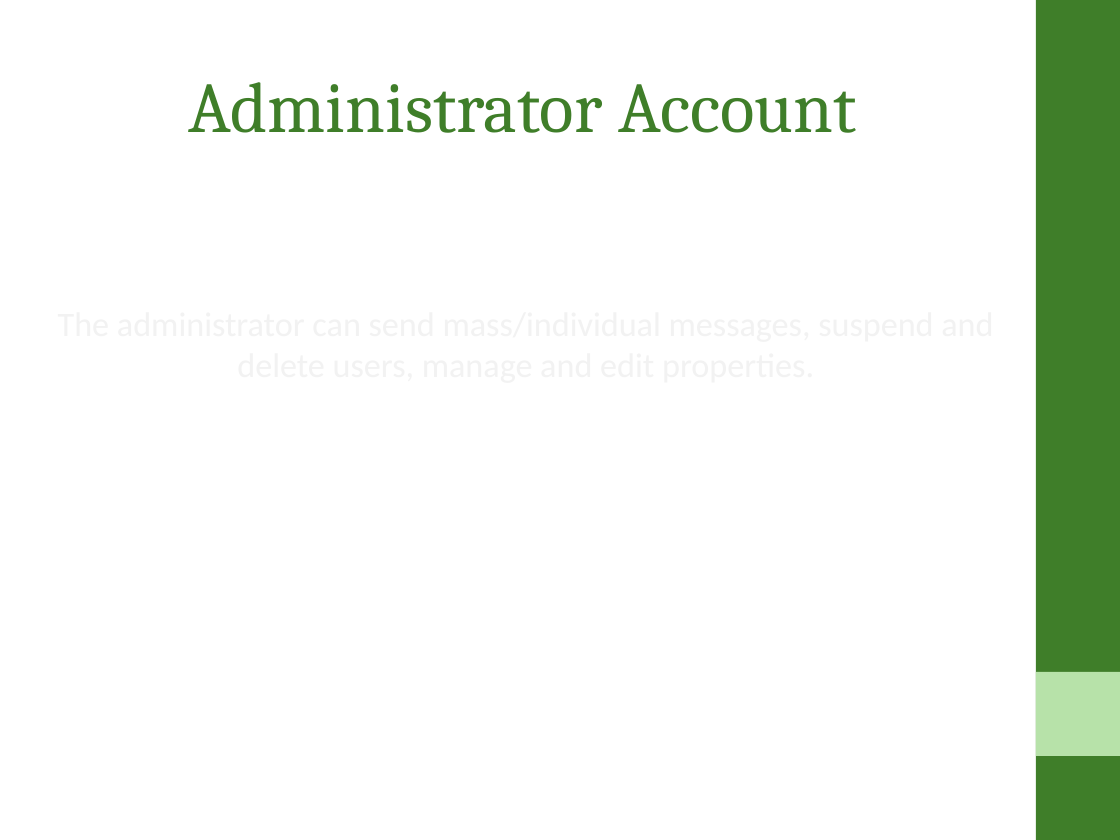
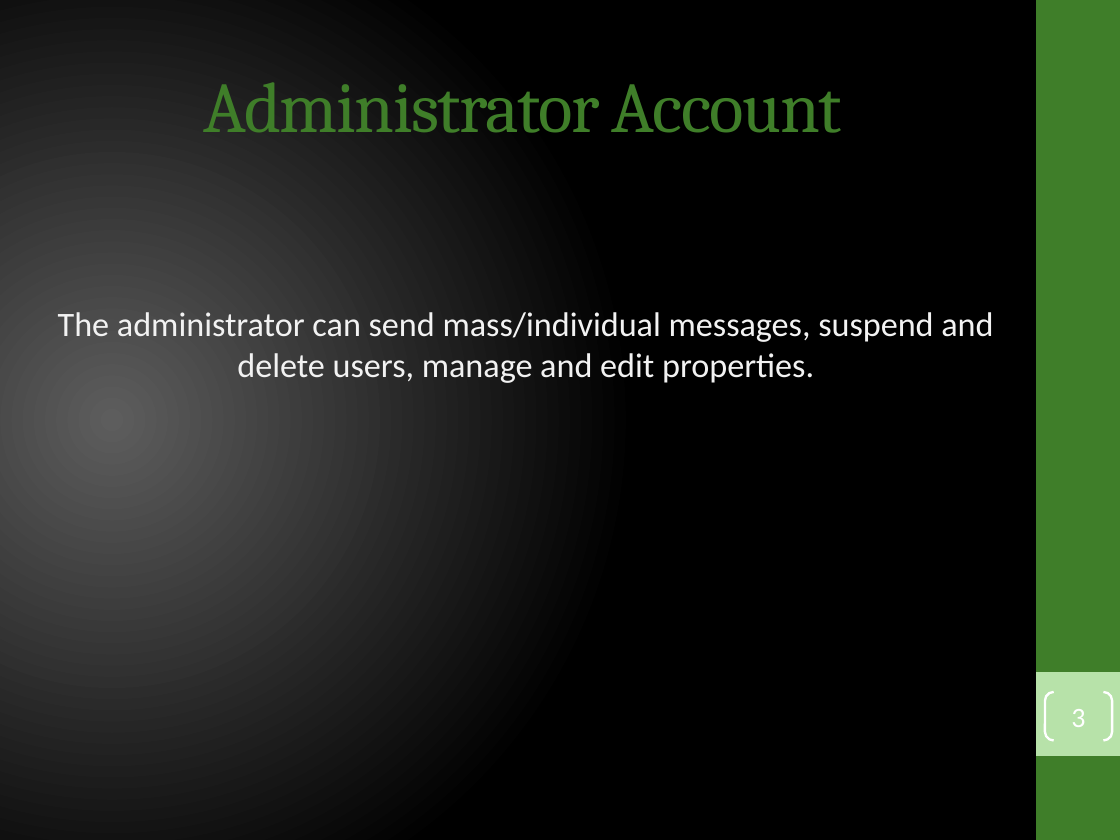
Before and after one commit to ahtif/FlatFinder, a slide deck: slide 3 of admin/presentation/Presentation for Flat Finder Application.pptx. Drawn at 1120x840 pixels with LibreOffice and Linux fonts; fonts in the diff are those of the drawing. Boxes give left, top, right and bottom in pixels: in the first picture for what was removed or moved away, otherwise in the second. Text is boxed around its words. In the diff, an @@ line names an element or a change of style, - is before the commit and + after.

Commit message:
Fixed colours

```diff
--- a/admin/presentation/Presentation for Flat Finder Application.pptx
+++ b/admin/presentation/Presentation for Flat Finder Application.pptx
@@ background #FFFFFF to gradient #5E5E5E to #000000 @@
@@ title "Administrator Account" at <box>204,82,842,133</box>: letter spacing 0 to -1 pt @@
@@ text added at <box>58,312,993,383</box>, 22 pt, text #F2F2F2 @@
+The administrator can send mass/individual messages, suspend and delete users, manage and edit properties.
@@ page number added at <box>1045,692,1112,740</box>, outline #FFFFFF 1.5 pt, 18 pt, text #FFFFFF @@
+3
```
Also in this commit, not shown: 9 other slides changed, 1 slide removed.
